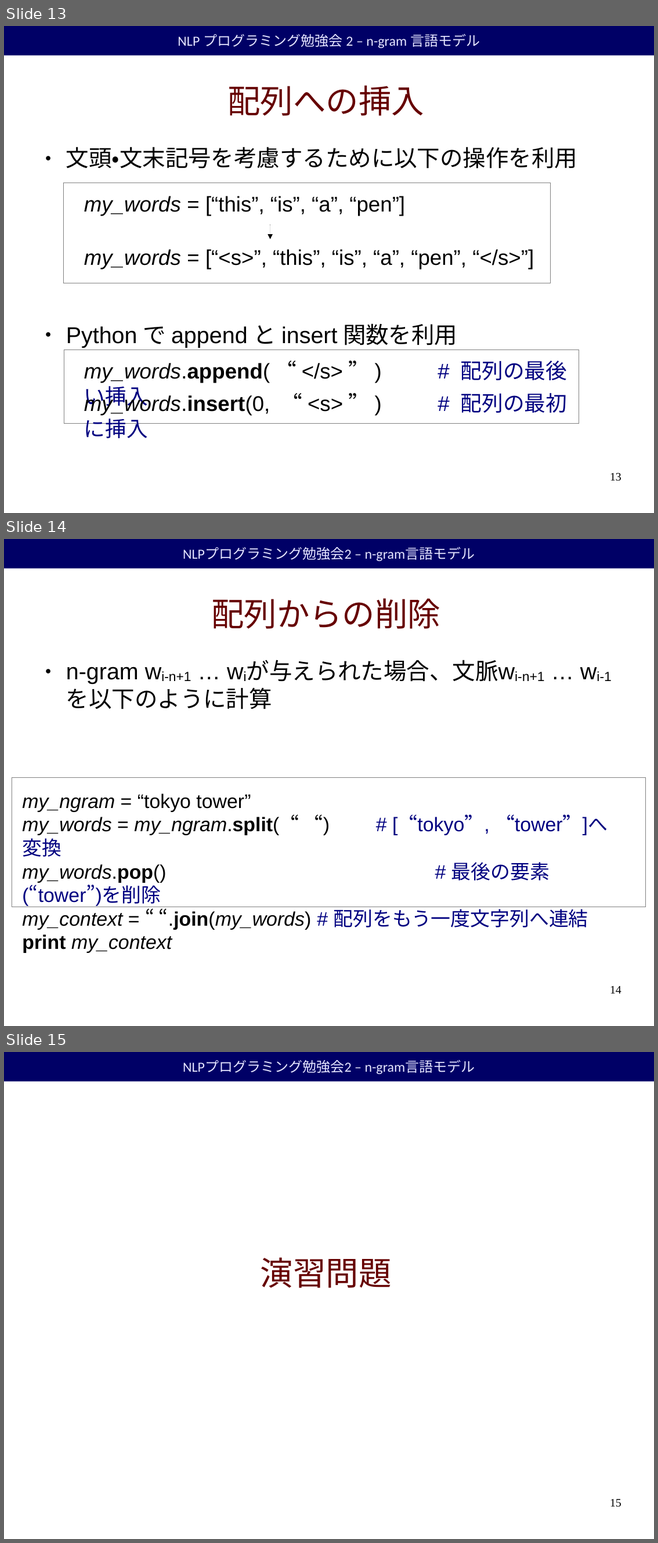
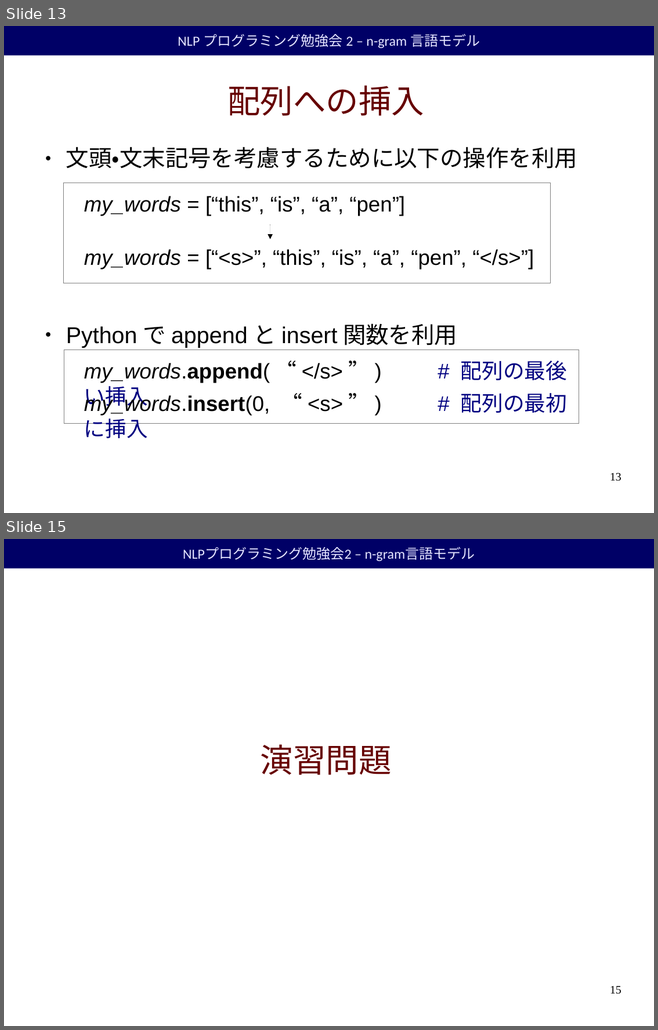
Before and after one commit to duffrind/nlppractice, a slide deck: download/02-bigramlm/nlp-programming-ja-02-bigramlm.odp. Shown one above the other, each under a label of ours: slides 13, 14 and 15 before the commit, slides 13 and 15 after it; the slides between them are not shown. The pictures are 658x1543 and 658x1030 pixels, drawn with LibreOffice and Linux fonts; fonts in the diff are those of the drawing; background and template pictures are left out. Boxes give left, top, right and bottom in pixels: in the first picture for what was removed or moved away, otherwise in the second. Text is boxed around its words. In the diff, an @@ line names an element or a change of style, - is before the commit and + after.

```diff
--- a/download/02-bigramlm/nlp-programming-ja-02-bigramlm.odp
+++ b/download/02-bigramlm/nlp-programming-ja-02-bigramlm.odp
@@ slide 14 removed at (4,539,654,1026), background #FFFFFF; not listed: 1 template element that a slide beside it also shows @@
@@ title removed at (211,598,440,629) @@
-配列からの削除
@@ text removed at (66,660,544,684) @@
-● n-gram wi-n+1 … wiが与えられた場合、文脈wi-n+1 … wi-1を以下のように計算
@@ rectangle removed at (12,778,645,907) @@
@@ text removed at (22,794,607,930) @@
-my_ngram = “tokyo tower”
-my_words = my_ngram.split(“ “) # [“tokyo”, “tower”]へ変換
-my_words.pop() # 最後の要素(“tower”)を削除
-my_context = “ “.join(my_words) # 配列をもう一度文字列へ連結
-print my_context
@@ page number removed at (610,986,621,994) @@
-14
```
Also in this commit, not shown: 1 slide added, 2 other files.
